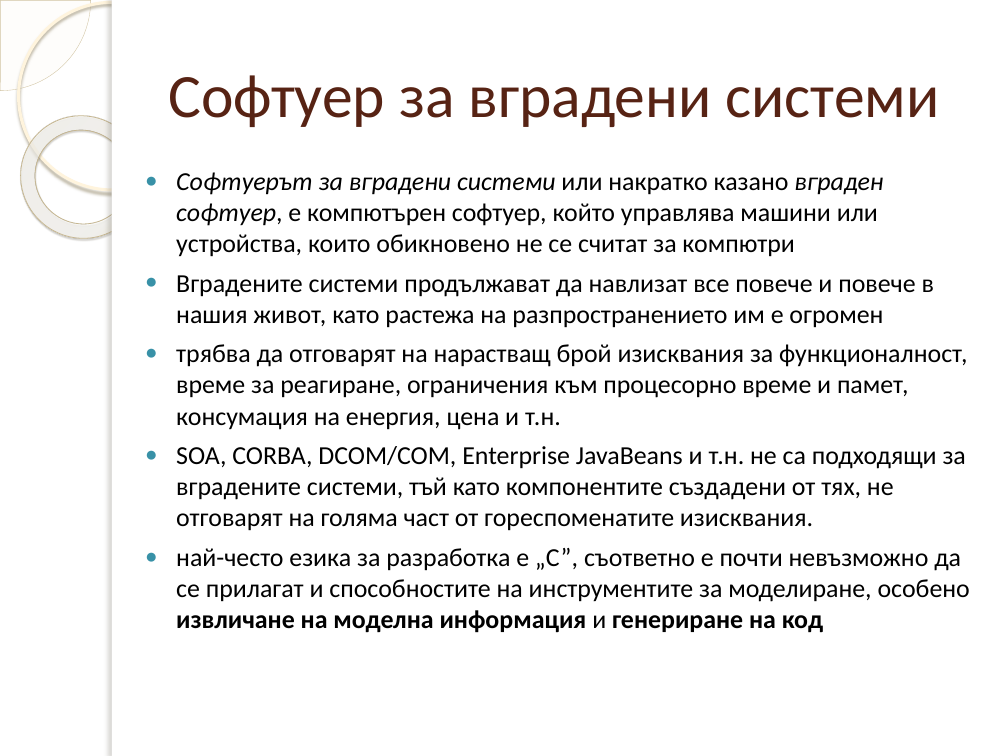
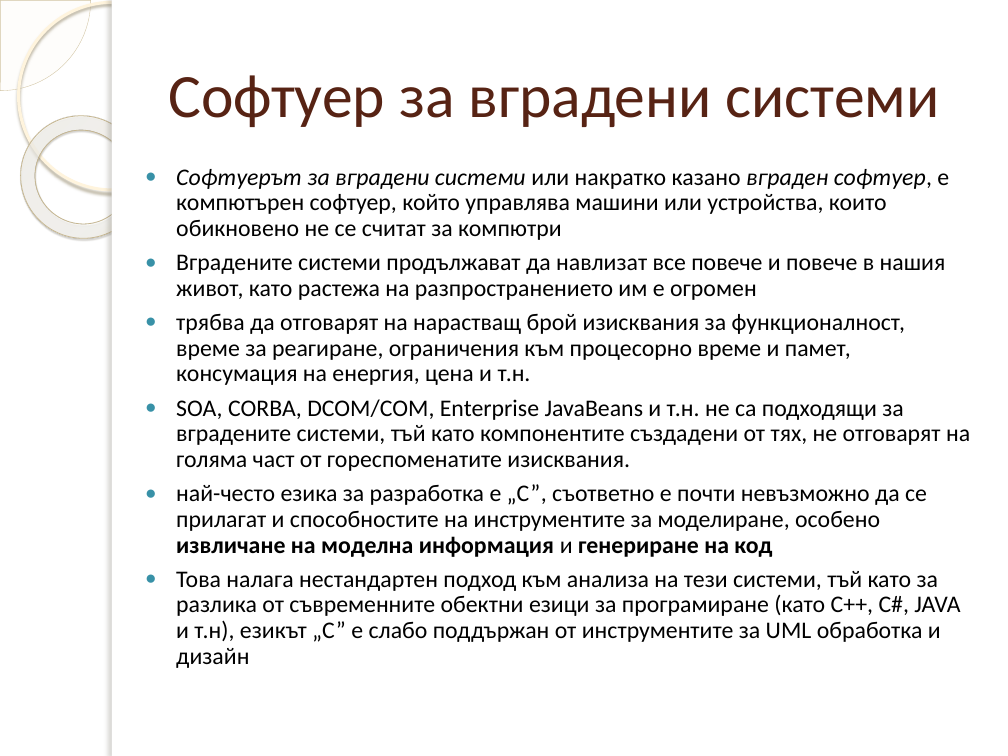
Before and after one commit to dmanev/ArchExtractor, a slide deck: slide 4 of ArchExtractor/doc/Presentation.pptx. Drawn at 1008x756 pixels with LibreOffice and Linux fonts; fonts in the diff are those of the drawing; background and template pictures are left out. Boxes give left, top, right and bottom in pixels: in the first picture for what was removed or moved away, otherwise in the second. Text is boxed around its words. In the diff, an @@ line names an element or a change of style, - is before the commit and + after.

Commit message:
#36 Small update on Embedded SW part

```diff
--- a/ArchExtractor/doc/Presentation.pptx
+++ b/ArchExtractor/doc/Presentation.pptx
@@ text at (176, 169, 970, 557): size 18.5 to 17 pt in "Софтуерът за вградени системи или накратко казано ...", "Вградените системи продължават да навлизат все повече ...", "трябва да отговарят на нарастващ брой изисквания ...", "SOA, CORBA, DCOM/COM, Enterprise JavaBeans и т.н. ..." and 1 more places; line spacing 1 to 0.9 @@
@@ text at (176, 571, 960, 668): paragraph added @@
+● Това налага нестандартен подход към анализа на тези системи, тъй като за разлика от съвременните обектни езици за програмиране (като C++, C#, JAVA и т.н), езикът „C” е слабо поддържан от инструментите за UML обработка и дизайн
```
